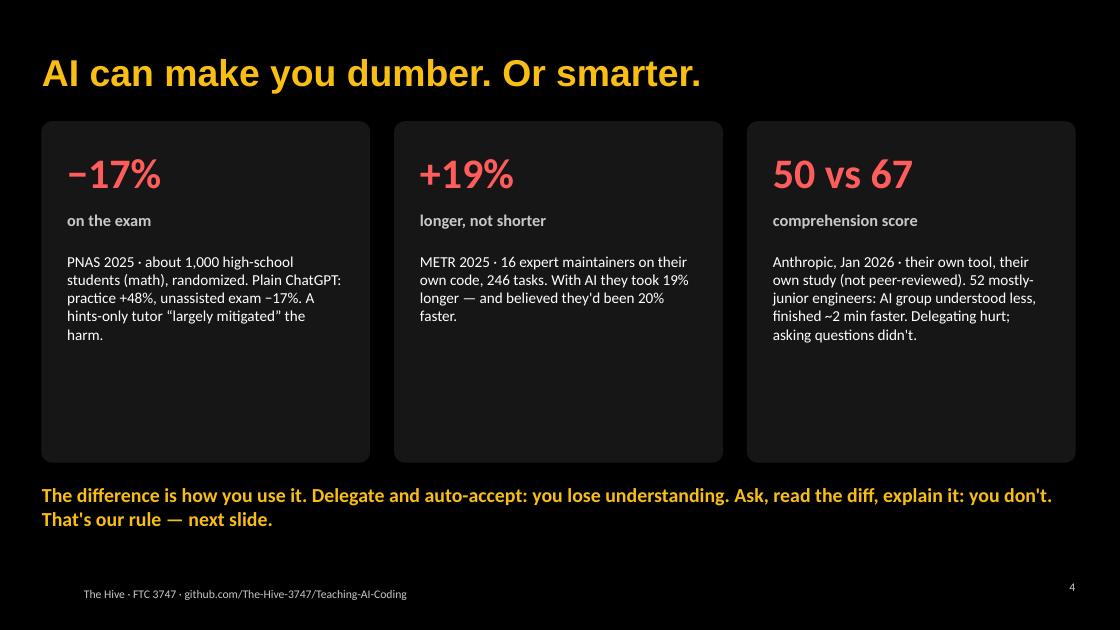
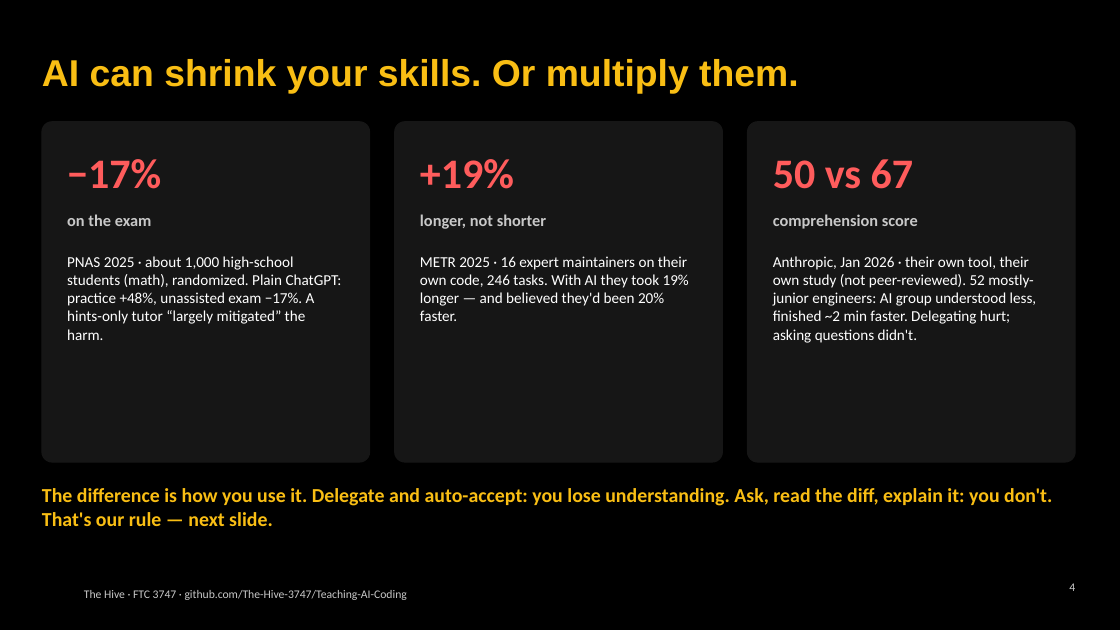
Before and after one commit to The-Hive-3747/Teaching-AI-Coding, a slide deck: slide 4 of slides/kickoff.pptx. Drawn at 1120x630 pixels with LibreOffice and Linux fonts; fonts in the diff are those of the drawing; background and template pictures are left out. Boxes give left, top, right and bottom in pixels: in the first picture for what was removed or moved away, otherwise in the second. Text is boxed around its words. In the diff, an @@ line names an element or a change of style, - is before the commit and + after.

```diff
--- a/slides/kickoff.pptx
+++ b/slides/kickoff.pptx
@@ title at <box>42,59,799,94</box>: text changed @@
-AI can make you dumber. Or smarter.
+AI can shrink your skills. Or multiply them.
```
Also in this commit, not shown: 2 other slides changed, 3 other files.
